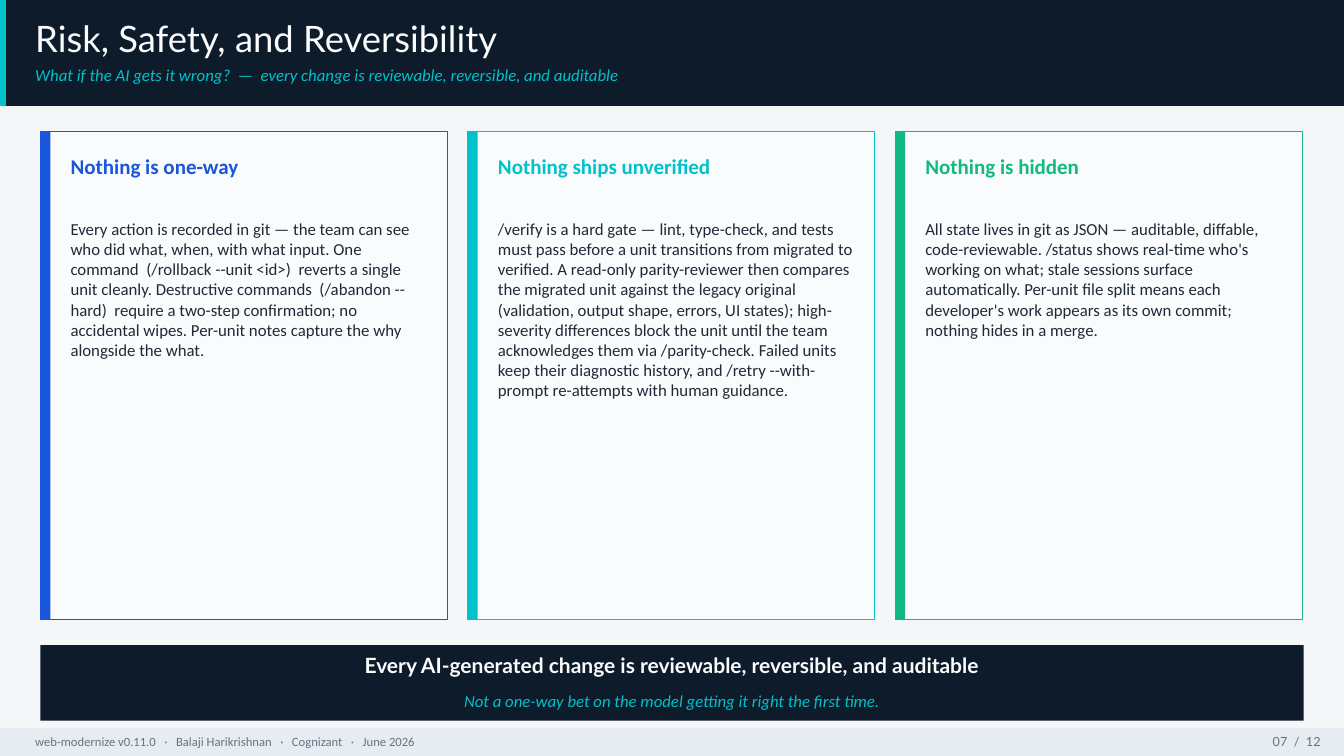
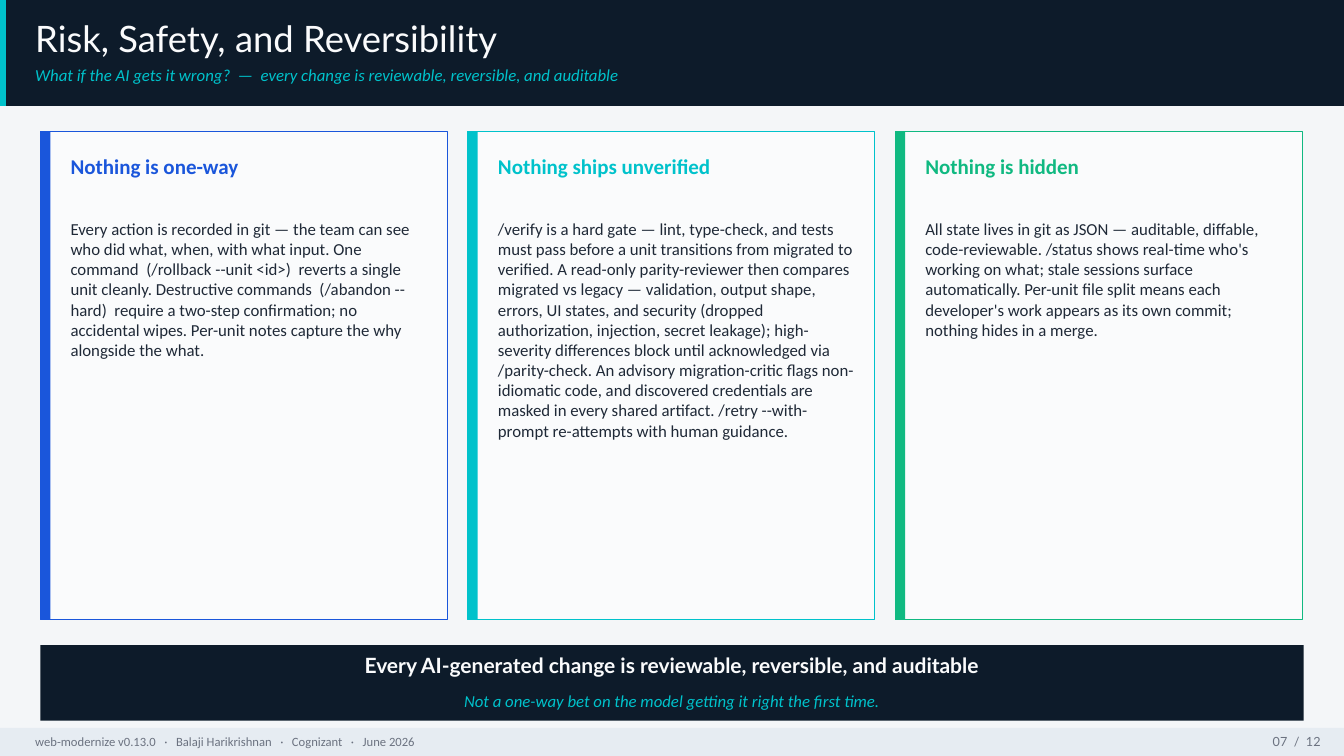
Before and after one commit to balaji-hari/web-mordernize, a slide deck: slide 7 of docs/decks/web-modernize-presentation.pptx. Drawn at 1344x756 pixels with LibreOffice and Linux fonts; fonts in the diff are those of the drawing. Boxes give left, top, right and bottom in pixels: in the first picture for what was removed or moved away, otherwise in the second. Text is boxed around its words. In the diff, an @@ line names an element or a change of style, - is before the commit and + after.

```diff
--- a/docs/decks/web-modernize-presentation.pptx
+++ b/docs/decks/web-modernize-presentation.pptx
@@ text at bbox=[498, 223, 854, 440]: text changed @@
-/verify is a hard gate — lint, type-check, and tests must pass before a unit transitions from migrated to verified. A read-only parity-reviewer then compares the migrated unit against the legacy original (validation, output shape, errors, UI states); high-severity differences block the unit until the team acknowledges them via /parity-check. Failed units keep their diagnostic history, and /retry --with-prompt re-attempts with human guidance.
+/verify is a hard gate — lint, type-check, and tests must pass before a unit transitions from migrated to verified. A read-only parity-reviewer then compares migrated vs legacy — validation, output shape, errors, UI states, and security (dropped authorization, injection, secret leakage); high-severity differences block until acknowledged via /parity-check. An advisory migration-critic flags non-idiomatic code, and discovered credentials are masked in every shared artifact. /retry --with-prompt re-attempts with human guidance.
@@ text at bbox=[35, 737, 415, 748]: text changed @@
-web-modernize v0.11.0 · Balaji Harikrishnan · Cognizant · June 2026
+web-modernize v0.13.0 · Balaji Harikrishnan · Cognizant · June 2026
```
Also in this commit, not shown: 11 other slides changed, 7 other files.
